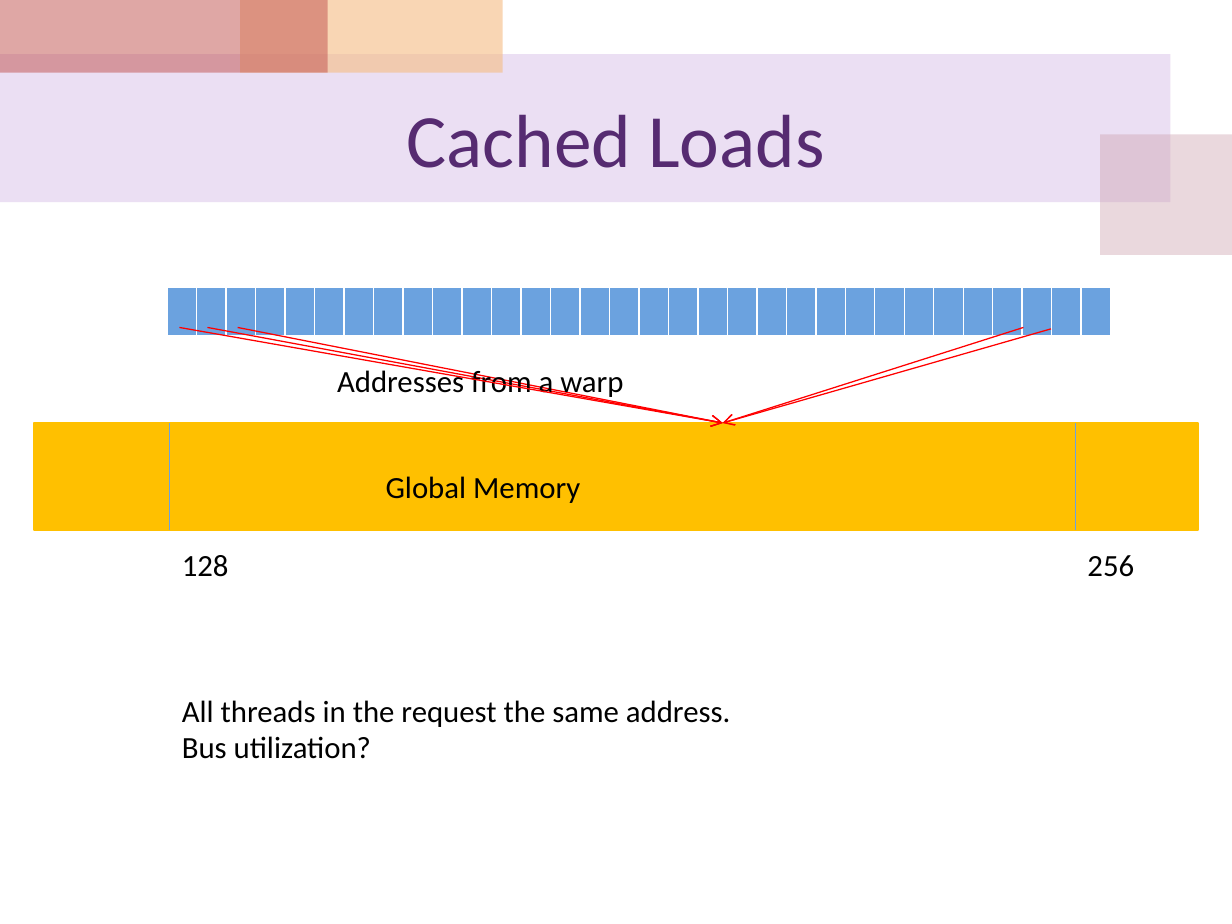
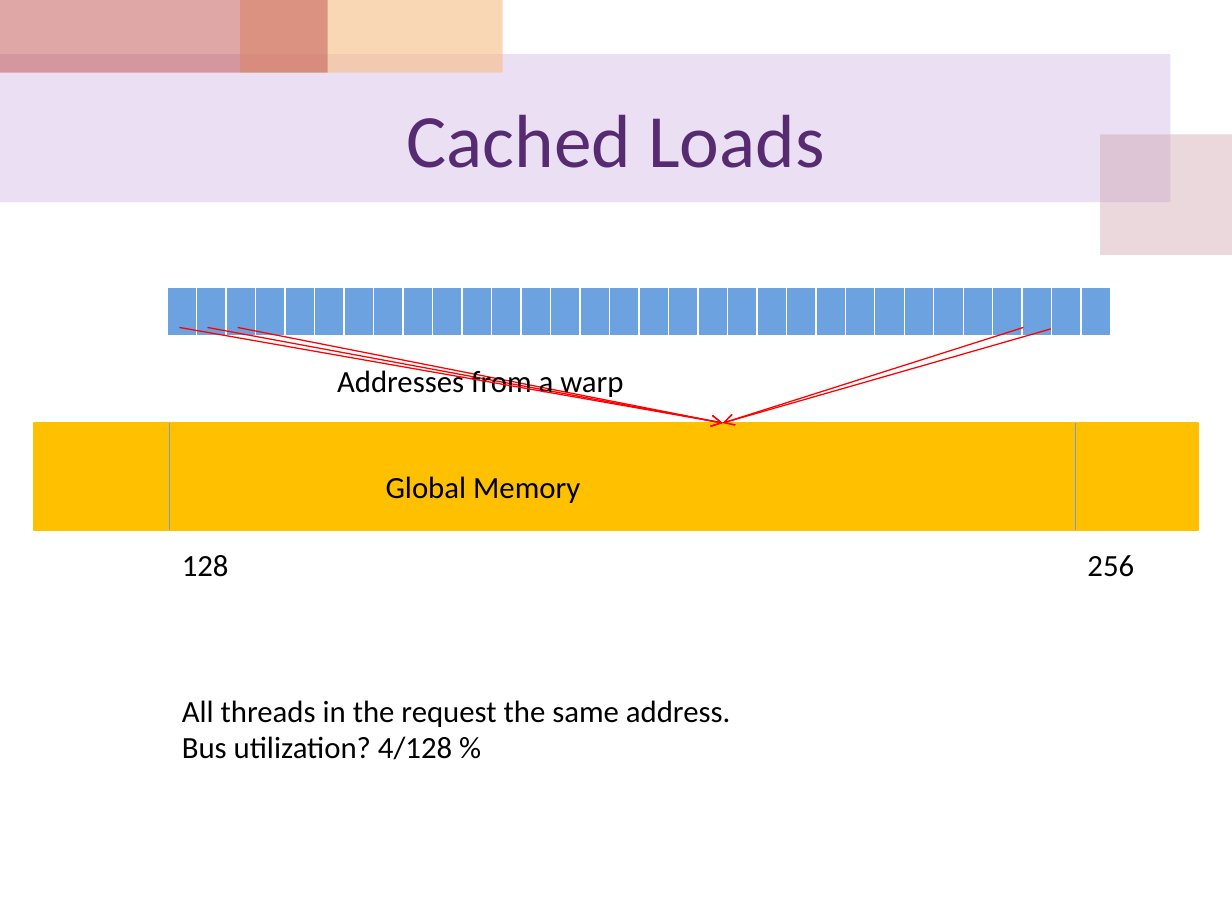
Before and after one commit to cocojk/major, a slide deck: slide 45 of gpu/EE817 Lecture 5 CUDA Memory Architecture.pptx. Drawn at 1232x924 pixels with LibreOffice and Linux fonts; fonts in the diff are those of the drawing. Boxes give left, top, right and bottom in pixels: in the first picture for what was removed or moved away, otherwise in the second. Text is boxed around its words. In the diff, an @@ line names an element or a change of style, - is before the commit and + after.

```diff
--- a/gpu/EE817 Lecture 5 CUDA Memory Architecture.pptx
+++ b/gpu/EE817 Lecture 5 CUDA Memory Architecture.pptx
@@ text at (182, 736, 452, 760): text changed @@
-Bus utilization?
+Bus utilization? 4/128 %
```
Also in this commit, not shown: 4 other slides changed, 1 other file.
